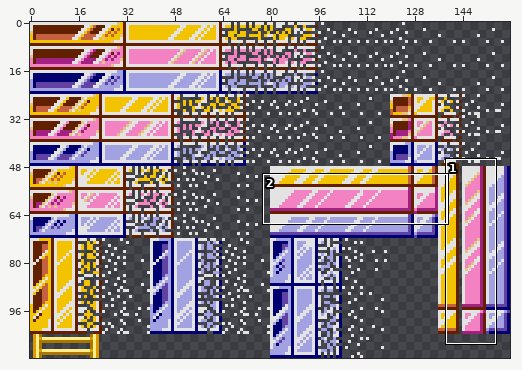
Sprite sheet: ProjectPANG/ProjectPANG/images/Bricks.png. Above, an overview of the earlier version with the close-up marked.
Close-up. Before:
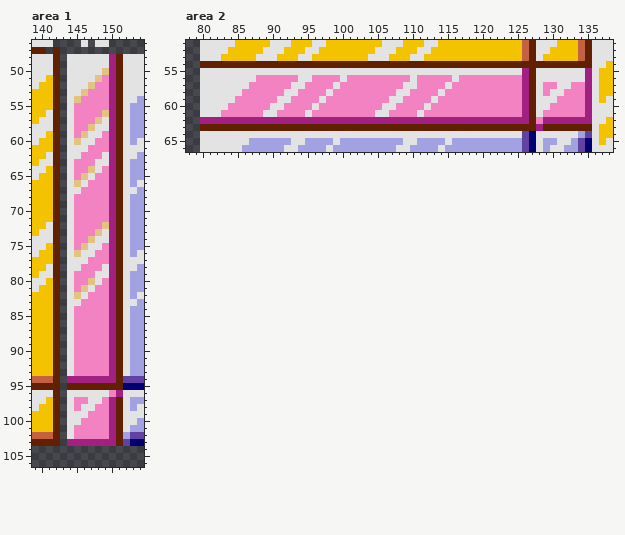
The file is 160x112 pixels. Shown: area 1: x 139..154, y 46..106; area 2: x 78..138, y 51..66.
And afterwards:
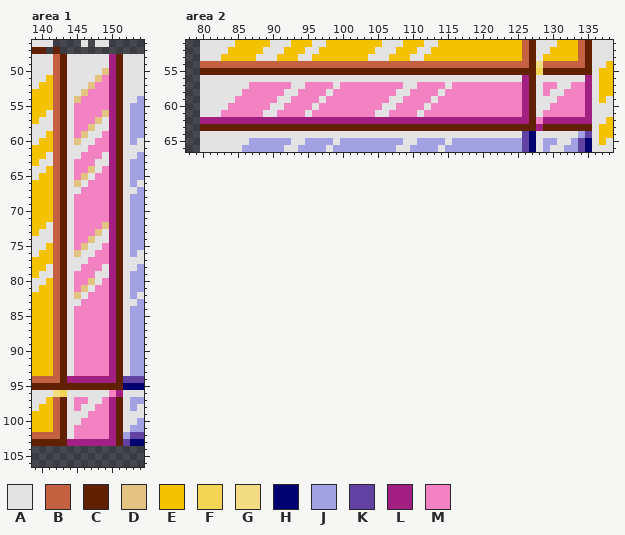
Palette (. is transparent): A #e3e3e3  B #c36141  C #612000  D #e3c382  E #f3c300  F #f3d455  G #f3dd82  H #000071  J #a2a2e3  K #6141a2  L #a22082  M #f382c3
Log entry: level arrangement+,bricks.png arreglado
Difference:
--- area 1
@@ x 140..145 @@
  47 C.C...
- 48 AAC.AA
- 49 AAC.AA
- 50 AAC.AA
- 51 AEC.AA
- 52 EEC.AA
- 53 EEC.AA
- 54 EEC.AD
- 55 EEC.AM
- 56 EAC.AM
- 57 AAC.AM
- 58 AAC.AM
- 59 AEC.AM
- 60 EEC.AD
- 61 EEC.AA
- 62 EAC.AA
- 63 AAC.AM
- 64 AEC.AM
- 65 EEC.AM
- 66 EEC.AD
- 67 EEC.AA
- 68 EEC.AM
- 69 EEC.AM
- 70 EEC.AM
- 71 EEC.AM
- 72 EAC.AM
- 73 AAC.AM
- 74 AAC.AM
- 75 AEC.AM
- 76 EEC.AD
- 77 EEC.AA
- 78 EAC.AA
- 79 AAC.AM
- 80 AEC.AM
- 81 EEC.AM
- 82 EEC.AD
- 83 EEC.AA
- 84 EEC.AM
- 85 EEC.AM
- 86 EEC.AM
- 87 EEC.AM
- 88 EEC.AM
- 89 EEC.AM
- 90 EEC.AM
- 91 EEC.AM
- 92 EEC.AM
- 93 EEC.AM
- 94 BBC.LL
- 95 CCC.CC
- 96 AAC.AA
- 97 AEC.AM
- 98 EEC.AM
- 99 EEC.AA
-100 EEC.AA
-101 EEC.AM
-102 BBC.AM
-103 CCC.LL
+ 48 AABCAA
+ 49 AABCAA
+ 50 AABCAA
+ 51 AEBCAA
+ 52 EEBCAA
+ 53 EEBCAA
+ 54 EEBCAD
+ 55 EEBCAM
+ 56 EABCAM
+ 57 AABCAM
+ 58 AABCAM
+ 59 AEBCAM
+ 60 EEBCAD
+ 61 EEBCAA
+ 62 EABCAA
+ 63 AABCAM
+ 64 AEBCAM
+ 65 EEBCAM
+ 66 EEBCAD
+ 67 EEBCAA
+ 68 EEBCAM
+ 69 EEBCAM
+ 70 EEBCAM
+ 71 EEBCAM
+ 72 EABCAM
+ 73 AABCAM
+ 74 AABCAM
+ 75 AEBCAM
+ 76 EEBCAD
+ 77 EEBCAA
+ 78 EABCAA
+ 79 AABCAM
+ 80 AEBCAM
+ 81 EEBCAM
+ 82 EEBCAD
+ 83 EEBCAA
+ 84 EEBCAM
+ 85 EEBCAM
+ 86 EEBCAM
+ 87 EEBCAM
+ 88 EEBCAM
+ 89 EEBCAM
+ 90 EEBCAM
+ 91 EEBCAM
+ 92 EEBCAM
+ 93 EEBCAM
+ 94 BBBCLL
+ 95 CCCCCC
+ 96 AAGFAA
+ 97 AEBCAM
+ 98 EEBCAM
+ 99 EEBCAA
+100 EEBCAA
+101 EEBCAM
+102 BBBCAM
+103 CCCCLL
 104 ......
--- area 2
@@ x 78..138 @@
 53 ..AAAEEEEEAAAEEEAAEEEEEEEEAAAEEEAAEEEEEEEEEEEEEEBCAEEEEEBCAAA
-54 ..CCCCCCCCCCCCCCCCCCCCCCCCCCCCCCCCCCCCCCCCCCCCCCCCCCCCCCCCAAE
-55 ..AAAAAAAAAAAAAAAAAAAAAAAAAAAAAAAAAAAAAAAAAAAAAALCAAAAAAALAEE
-56 ..AAAAAAAAMMMMMMAAMMMMAMMMMMMMMMAMMMMMAMMMMMMMMMLCAAAAAAALAEE
+54 ..BBBBBBBBBBBBBBBBBBBBBBBBBBBBBBBBBBBBBBBBBBBBBBBCGBBBBBBCAAE
+55 ..CCCCCCCCCCCCCCCCCCCCCCCCCCCCCCCCCCCCCCCCCCCCCCCCFCCCCCCCAEE
+56 ..AAAAAAAAAAAAAAAAAAAAAAAAAAAAAAAAAAAAAAAAAAAAAALCAAAAAAALAEE
 57 ..AAAAAAAMMMMMMAAMMMMAMMMMMMMMMAAMMMMAMMMMMMMMMMLCAMMAAMMLAEE
Boxes around the changes in both close-ups, in picture pixels (x1, y1, x2, y2):
changed: (53, 54, 67, 446)
changed: (200, 61, 592, 82)
